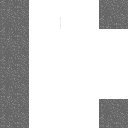
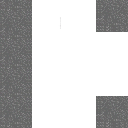
Before/after of a 128 x 128 layered artwork. What changed in the layer stack:
removed layer "Beillesztett réteg #1" over (x1=99, y1=99, x2=128, y2=125)
painted on "Háttér" over (x1=29, y1=0, x2=128, y2=128)
